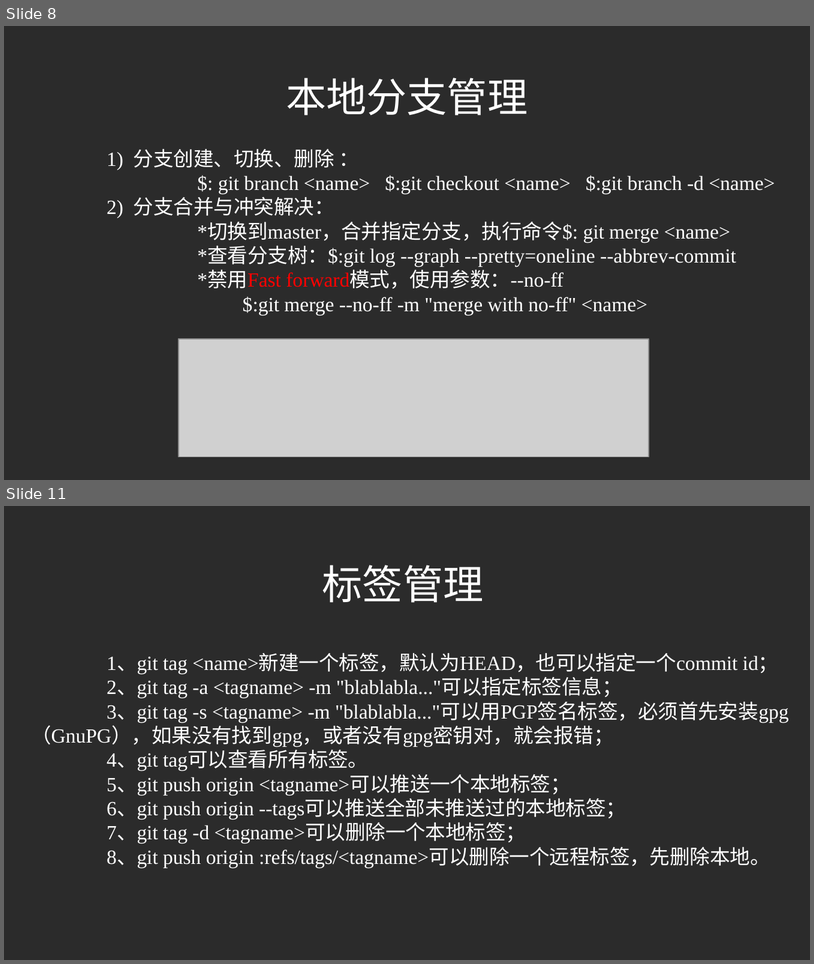
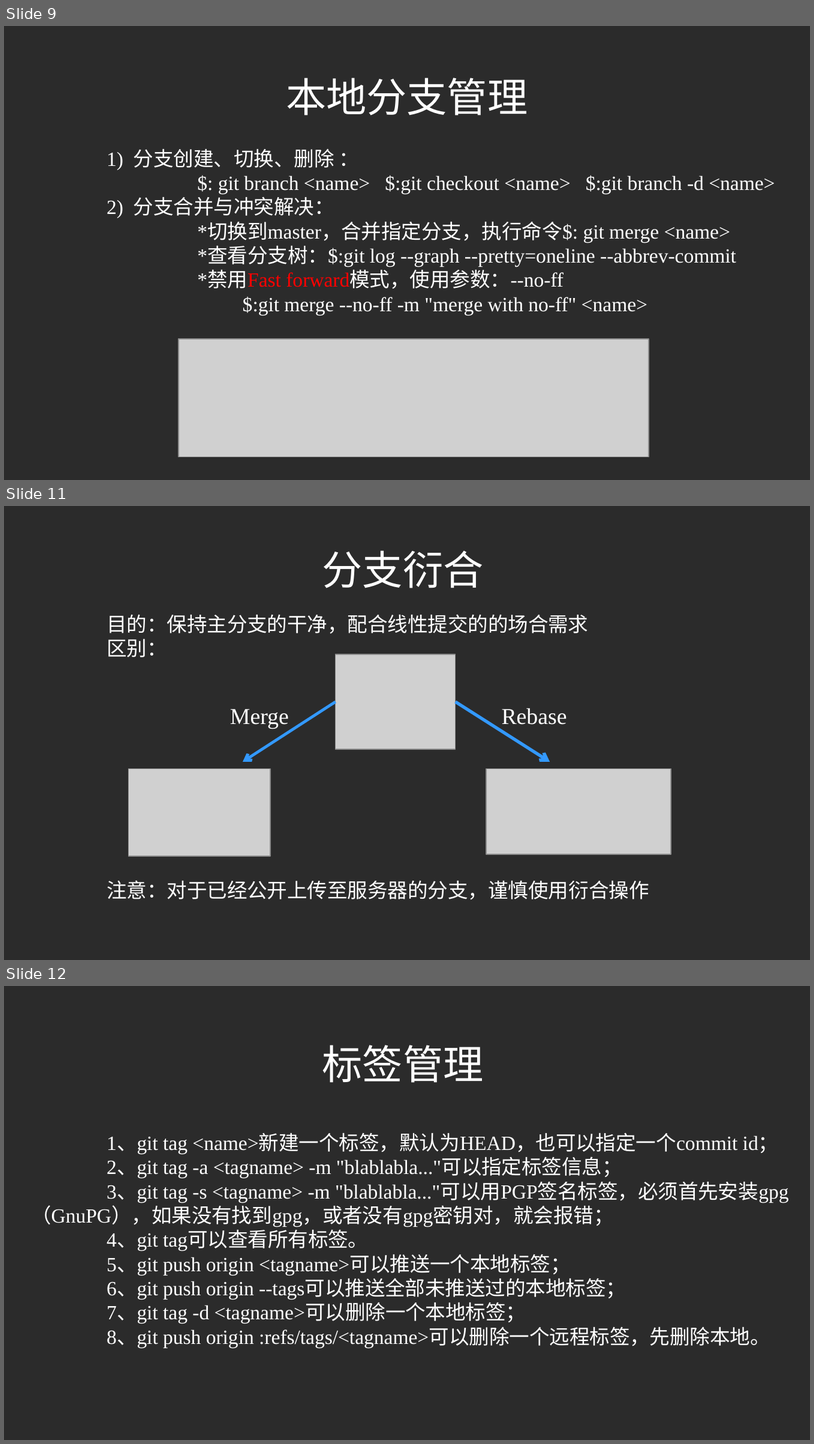
Before and after one commit to liuchangfa/workplace, a slide deck: training/Git/Git.ppt. Shown one above the other, each under a label of ours: slides 8 and 11 before the commit, slides 9, 11 and 12 after it; the slides between them are not shown. The pictures are 814x964 and 814x1444 pixels, drawn with LibreOffice and Linux fonts; fonts in the diff are those of the drawing; grey boxes stand for pictures; background and template pictures are left out; a plain dark background stands for a picture behind light text. Boxes give left, top, right and bottom in pixels: in the first picture for what was removed or moved away, otherwise in the second. Text is boxed around its words. In the diff, an @@ line names an element or a change of style, - is before the commit and + after.

```diff
--- a/training/Git/Git.ppt
+++ b/training/Git/Git.ppt
@@ slide 11 added at [4,506,810,960], background picture (left out) @@
@@ text added at [323,550,484,588], 32 pt, text #FFFFFF @@
+分支衍合
@@ text added at [107,614,650,900], 16 pt, text #FFFFFF @@
+目的：保持主分支的干净，配合线性提交的的场合需求
+区别：
+注意：对于已经公开上传至服务器的分支，谨慎使用衍合操作
@@ picture added at [336,654,456,748] @@
@@ arrow added from (336, 702) to (243, 762), #3399FF 2.24 pt @@
@@ arrow added from (456, 702) to (550, 762), #3399FF 2.49 pt @@
@@ text added at [230,709,289,729], 18 pt, text #FFFFFF @@
+Merge
@@ text added at [502,708,567,724], 18 pt, text #FFFFFF @@
+Rebase
@@ picture added at [128,768,270,855] @@
@@ picture added at [486,768,672,853] @@
@@ what was slide 8 is now slide 9 @@
@@ what was slide 11 is now slide 12 @@
```
Also in this commit, not shown: 3 slides changed, 7 other slides added, 7 slides removed.
